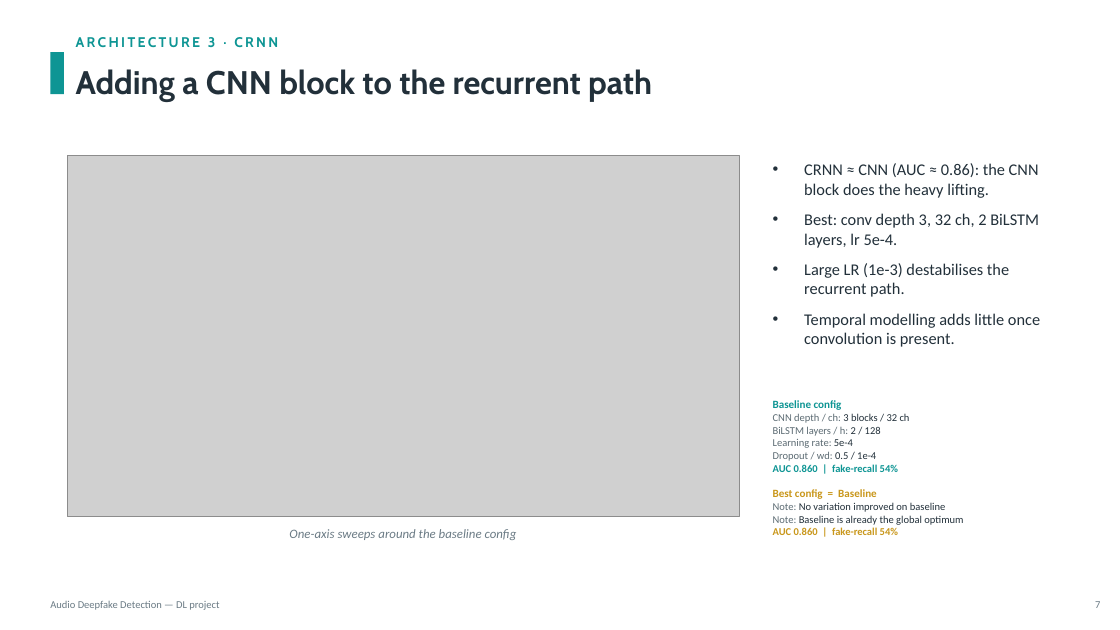
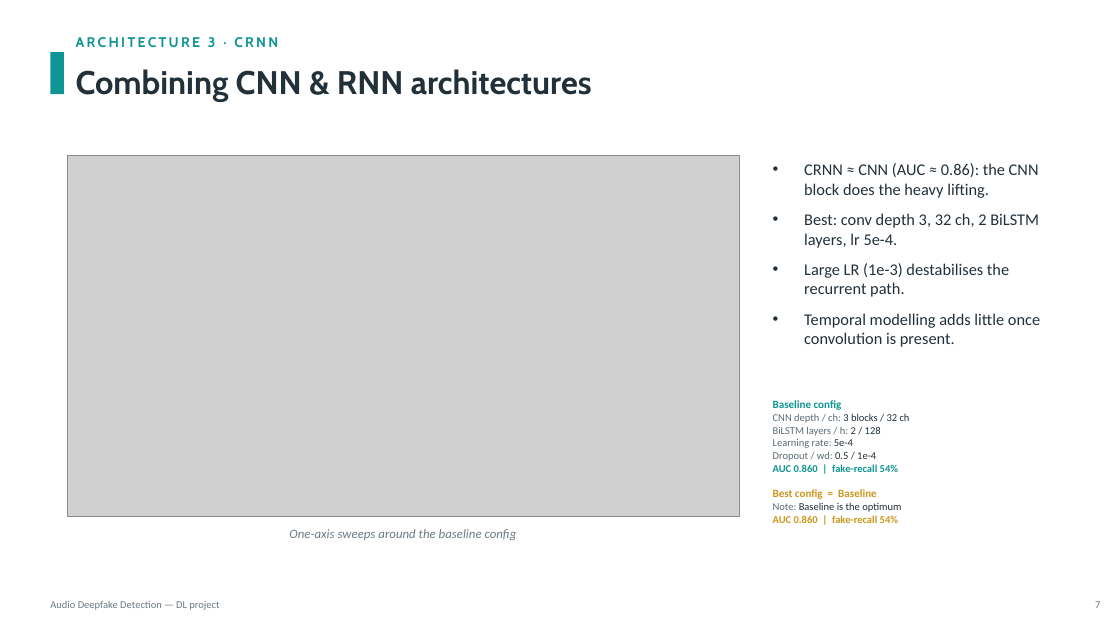
Before and after one commit to KonstaninosKaimakis/audio-deepfake-detection-DL, a slide deck: slide 7 of presentation.pptx. Drawn at 1120x630 pixels with LibreOffice and Linux fonts; fonts in the diff are those of the drawing; grey boxes stand for pictures. Boxes give left, top, right and bottom in pixels: in the first picture for what was removed or moved away, otherwise in the second. Text is boxed around its words. In the diff, an @@ line names an element or a change of style, - is before the commit and + after.

```diff
--- a/presentation.pptx
+++ b/presentation.pptx
@@ text at (x1=76, y1=69, x2=592, y2=102): text changed @@
-Adding a CNN block to the recurrent path
+Combining CNN & RNN architectures
@@ text at (x1=773, y1=502, x2=901, y2=512): text changed @@
-Note: No variation improved on baseline
-Note: Baseline is already the global optimum
+Note: Baseline is the optimum
```
Also in this commit, not shown: 9 other slides changed.
